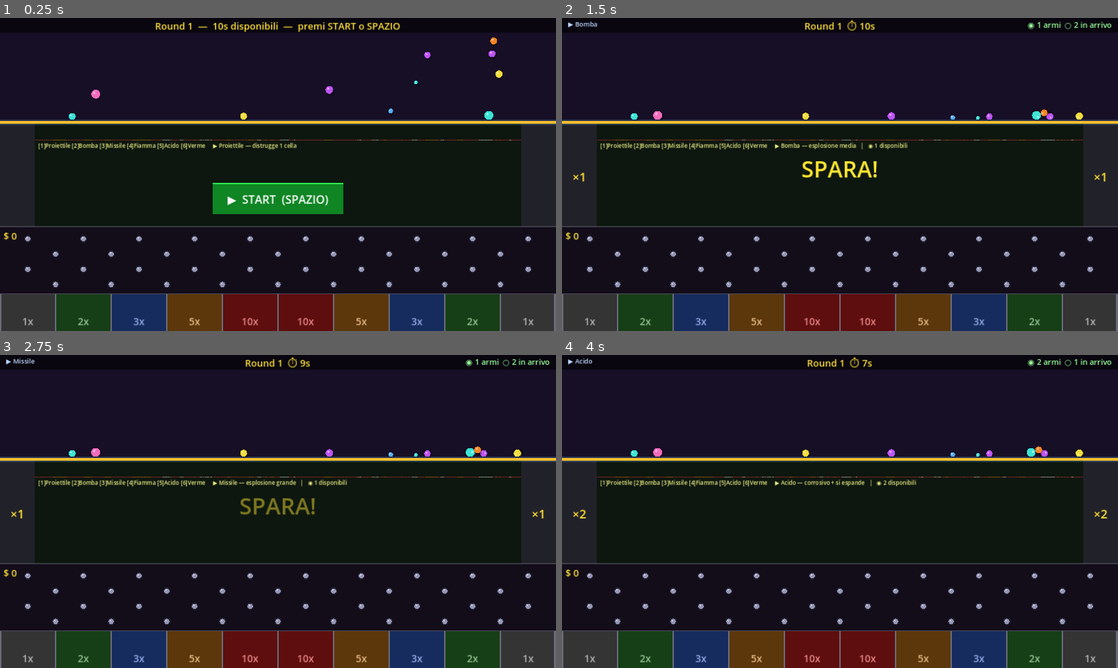
Above: before the commit, frames 1-4 (two rows, left to right).
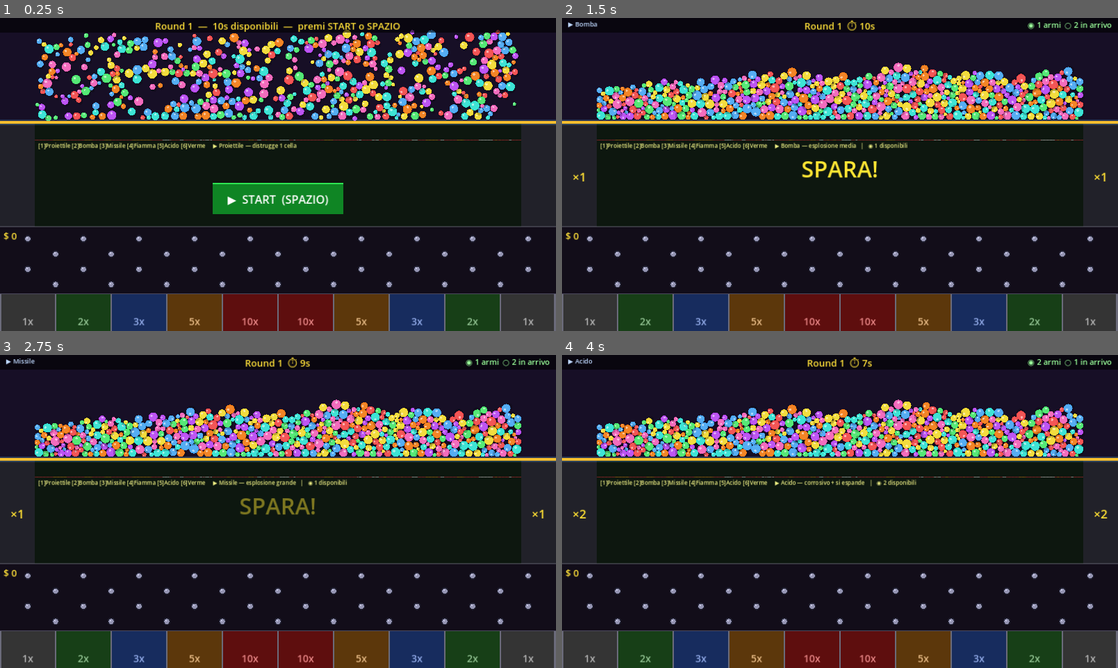
Above: after the commit, the same moments.

Repository: tanapox/TravelCalculator
Game: Godot game, scene res://scenes/Main.tscn
The game is run twice, just before and just after one commit, with the same random seed, the same clock (stepped at 60 frames per second) and the same inputs.
Inputs (mouse positions are in pixels of both pictures, inside the frame that each line leads up to):
- Up to frame 1 (0.25 s): no input
- Up to frame 2 (1.5 s): tap Enter at 0.5 s; move the mouse to (962, 158) at 0.52 s; tap 1 at 0.6 s; click (962, 158) at 0.67 s; tap Space at 0.77 s; move the mouse to (728, 190) at 1.27 s; tap 2 at 1.35 s; click (728, 190) at 1.42 s
- Up to frame 3 (2.75 s): tap Space at 1.52 s; move the mouse to (333, 442) at 2.02 s; tap 3 at 2.1 s; click (333, 442) at 2.17 s
- Up to frame 4 (4 s): move the mouse to (812, 574) at 2.77 s; tap 4 at 2.85 s; click (812, 574) at 2.92 s; tap Space at 3.02, 3.5, 3.77 s; move the mouse to (1006, 558) at 3.52 s; tap 5 at 3.6 s; click (1006, 558) at 3.67 s

The runs differ from the first frame. In frame 1, 10% of the frame differs, in the area x 6-94%, y 3-33%; in frame 2, 10%; in frame 3, 10%; in frame 4, 10%.

Commit message:
Add ball count per level to config; default 500 for all levels
- levels.cfg: new [balls] section, l1-l100 = 500
- GameState: _balls_by_level array + ball_count_at_level(lvl)
- Main: _spawn_balls uses GameState.ball_count_at_level instead of randi_range

Co-Authored-By: Claude Sonnet 4.6 <noreply@anthropic.com>
Claude-Session: https://claude.ai/code/session_01QzGJouKABdY15psrR5EvZo

Diff:
--- a/data/levels.cfg
+++ b/data/levels.cfg
@@ -6,6 +6,120 @@
 ; Numero massimo assoluto di righe (dimensione dell'array).
 ; Con CELL=2px e TERRAIN_Y=40: max fisico = (240-40)/2 = 100 righe.
 rows = 100
+
+[balls]
+
+; Numero di palline per ogni livello del giocatore.
+; ── Livelli 1-10 ──────────────────────────────────────────────────────────────
+l1   = 500
+l2   = 500
+l3   = 500
+l4   = 500
+l5   = 500
+l6   = 500
+l7   = 500
+l8   = 500
+l9   = 500
+l10  = 500
+; ── Livelli 11-20 ─────────────────────────────────────────────────────────────
+l11  = 500
+l12  = 500
+l13  = 500
+l14  = 500
+l15  = 500
+l16  = 500
+l17  = 500
+l18  = 500
+l19  = 500
+l20  = 500
+; ── Livelli 21-30 ─────────────────────────────────────────────────────────────
+l21  = 500
+l22  = 500
+l23  = 500
+l24  = 500
+l25  = 500
+l26  = 500
+l27  = 500
+l28  = 500
+l29  = 500
+l30  = 500
+; ── Livelli 31-40 ─────────────────────────────────────────────────────────────
+l31  = 500
+l32  = 500
+l33  = 500
+l34  = 500
+l35  = 500
+l36  = 500
+l37  = 500
+l38  = 500
+l39  = 500
+l40  = 500
+; ── Livelli 41-50 ─────────────────────────────────────────────────────────────
+l41  = 500
+l42  = 500
+l43  = 500
+l44  = 500
+l45  = 500
+l46  = 500
+l47  = 500
+l48  = 500
+l49  = 500
+l50  = 500
+; ── Livelli 51-60 ─────────────────────────────────────────────────────────────
+l51  = 500
+l52  = 500
+l53  = 500
+l54  = 500
+l55  = 500
+l56  = 500
+l57  = 500
+l58  = 500
+l59  = 500
+l60  = 500
+; ── Livelli 61-70 ─────────────────────────────────────────────────────────────
+l61  = 500
+l62  = 500
+l63  = 500
+l64  = 500
+l65  = 500
+l66  = 500
+l67  = 500
+l68  = 500
+l69  = 500
+l70  = 500
+; ── Livelli 71-80 ─────────────────────────────────────────────────────────────
+l71  = 500
+l72  = 500
+l73  = 500
+l74  = 500
+l75  = 500
+l76  = 500
+l77  = 500
+l78  = 500
+l79  = 500
+l80  = 500
+; ── Livelli 81-90 ─────────────────────────────────────────────────────────────
+l81  = 500
+l82  = 500
+l83  = 500
+l84  = 500
+l85  = 500
+l86  = 500
+l87  = 500
+l88  = 500
+l89  = 500
+l90  = 500
+; ── Livelli 91-100 ────────────────────────────────────────────────────────────
+l91  = 500
+l92  = 500
+l93  = 500
+l94  = 500
+l95  = 500
+l96  = 500
+l97  = 500
+l98  = 500
+l99  = 500
+l100 = 500
 
 [terrain_rows]
 
--- a/scripts/GameState.gd
+++ b/scripts/GameState.gd
@@ -29,6 +29,9 @@
 
 # Durata round (secondi) per ogni livello giocatore; indice 0 = livello 1
 var _timers_by_level: Array = []
+
+# Numero di palline per ogni livello giocatore; indice 0 = livello 1
+var _balls_by_level: Array = []
 
 # ── Init ──────────────────────────────────────────────────────────────────────
 
@@ -79,6 +82,13 @@
 		if val == null:
 			break
 		_timers_by_level.append(int(val))
+	_balls_by_level = []
+	for lvl in range(1, 101):
+		var key := "l%d" % lvl
+		var val = cfg.get_value("balls", key, null)
+		if val == null:
+			break
+		_balls_by_level.append(int(val))
 	_thresholds = []
 	for lvl in range(2, 101):
 		var key := "l%d" % lvl
@@ -99,6 +109,12 @@
 		return clampi(lvl, 1, terrain_rows)
 	var idx := clampi(lvl - 1, 0, _terrain_rows_by_level.size() - 1)
 	return int(_terrain_rows_by_level[idx])
+
+func ball_count_at_level(lvl: int) -> int:
+	if _balls_by_level.is_empty():
+		return 10
+	var idx := clampi(lvl - 1, 0, _balls_by_level.size() - 1)
+	return int(_balls_by_level[idx])
 
 func round_duration_at_level(lvl: int) -> int:
 	if _timers_by_level.is_empty():
--- a/scripts/Main.gd
+++ b/scripts/Main.gd
@@ -262,7 +262,7 @@
 	_balls = []
 
 func _spawn_balls() -> void:
-	var count := randi_range(BALL_COUNT_MIN, BALL_COUNT_MAX)
+	var count := GameState.ball_count_at_level(GameState.level)
 	for _i in count:
 		var r         := randf_range(BALL_RADIUS_MIN, BALL_RADIUS_MAX)
 		var color_idx := randi() % BALL_COLORS.size()
